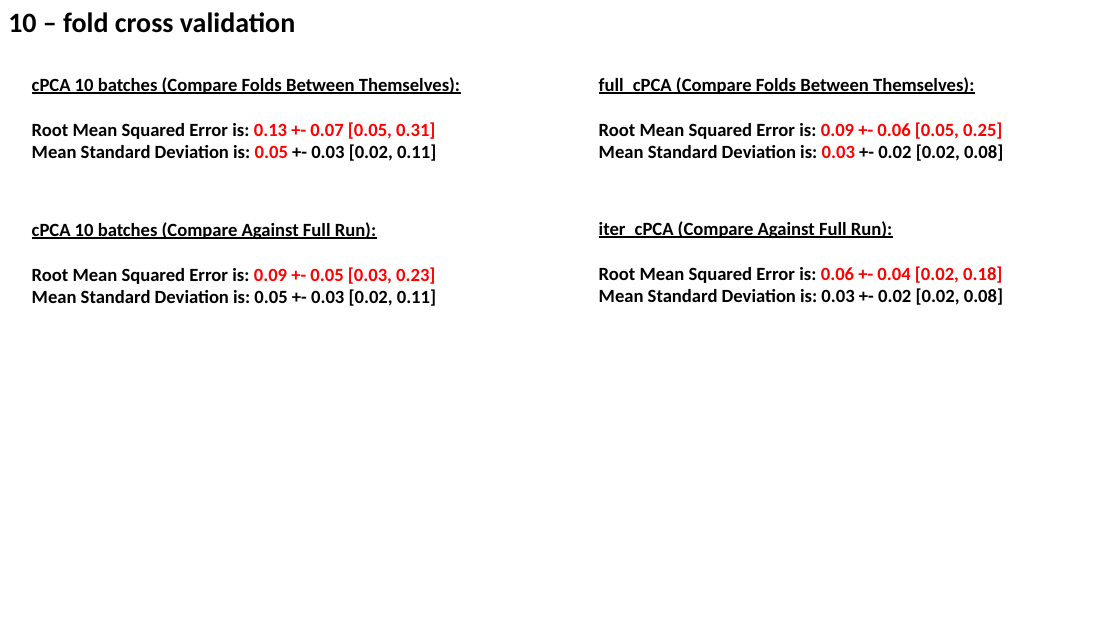
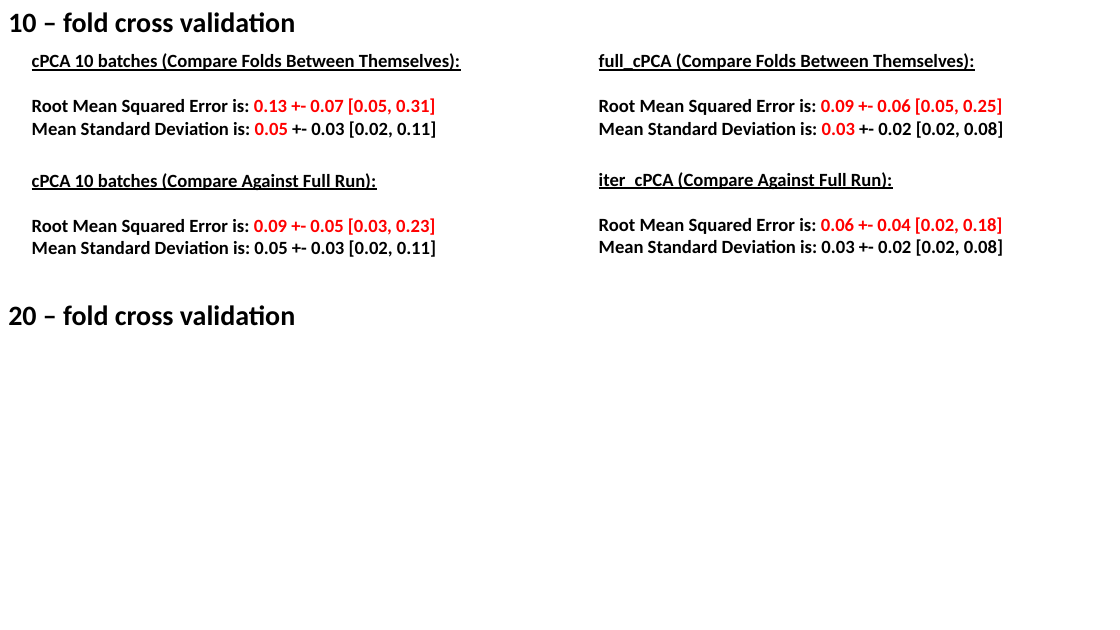
Before and after one commit to zhaohanxiong/OxfordCVM, a slide deck: slide 26 of job_results.pptx. Drawn at 1120x630 pixels with LibreOffice and Linux fonts; fonts in the diff are those of the drawing. Boxes give left, top, right and bottom in pixels: in the first picture for what was removed or moved away, otherwise in the second. Text is boxed around its words. In the diff, an @@ line names an element or a change of style, - is before the commit and + after.

```diff
--- a/job_results.pptx
+++ b/job_results.pptx
@@ text "cPCA 10 batches (Compare Folds ...": place and size @@
-text "cPCA 10 batches (Compare Folds ..." at [32, 77, 460, 161]
+text "cPCA 10 batches (Compare Folds ..." at [32, 53, 460, 138]
@@ text "full_cPCA (Compare Folds Between Themselves):": place and size @@
-text "full_cPCA (Compare Folds Between Themselves):" at [599, 77, 1003, 161]
+text "full_cPCA (Compare Folds Between Themselves):" at [599, 53, 1003, 138]
@@ 2 texts, 1 rectangle: place and size @@
-2 texts, 1 rectangle at [32, 217, 1003, 306]
+2 texts, 1 rectangle at [32, 168, 1003, 257]
@@ text added at [8, 305, 295, 326], 24 pt, text #000000, bold @@
+20 – fold cross validation
```
Also in this commit, not shown: 6 other files.
